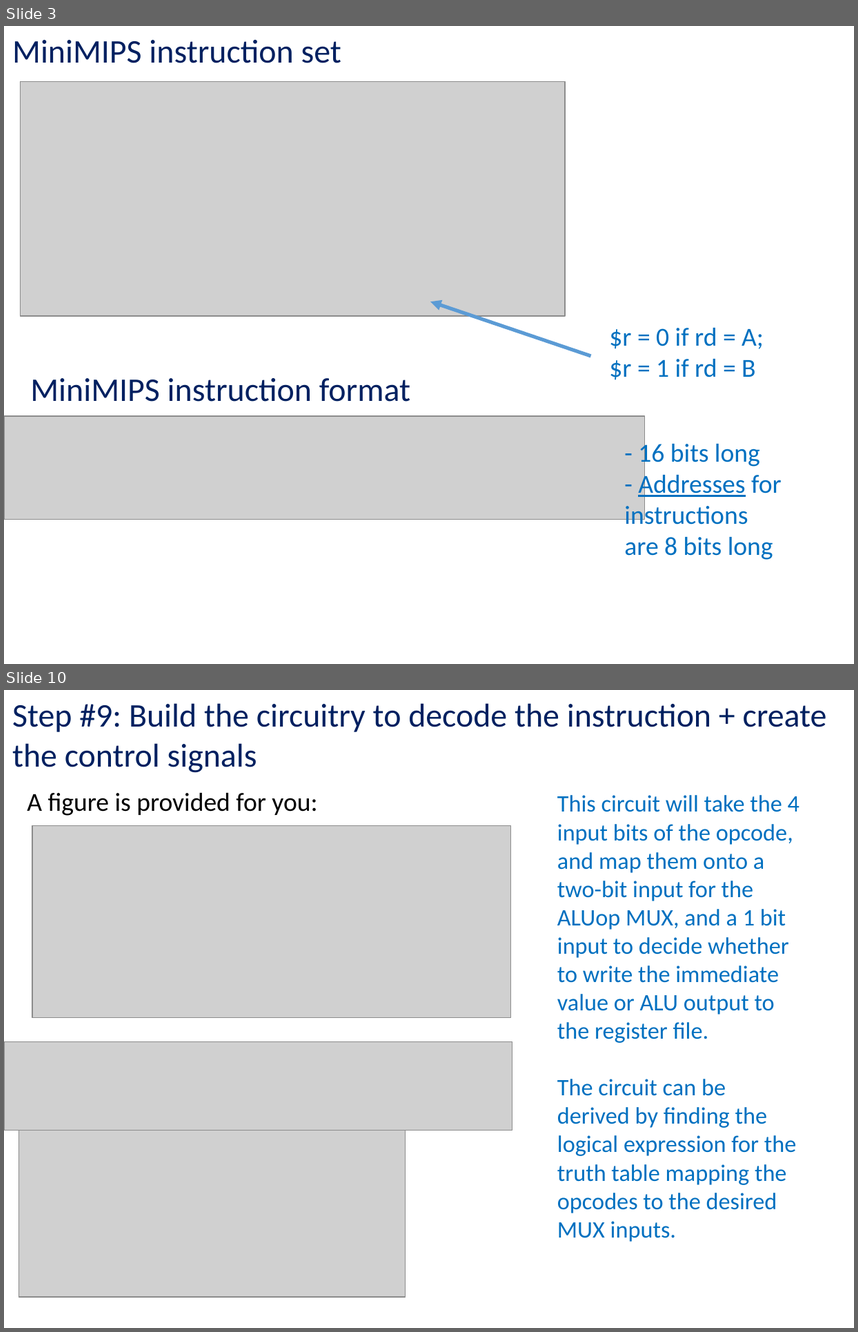
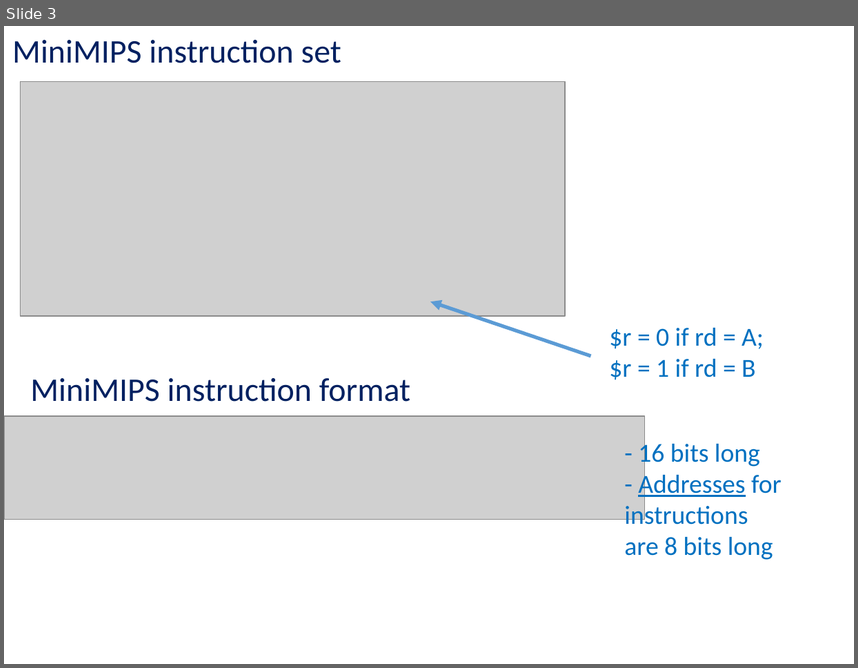
Before and after one commit to kc13/CS447TK, a slide deck: cs447tk_rec_lab10_apr2.pptx. Shown one above the other, each under a label of ours: slides 3 and 10 before the commit, slide 3 after it; the slides between them are not shown. The pictures are 858x1332 and 858x668 pixels, drawn with LibreOffice and Linux fonts; fonts in the diff are those of the drawing; grey boxes stand for pictures. Boxes give left, top, right and bottom in pixels: in the first picture for what was removed or moved away, otherwise in the second. Text is boxed around its words. In the diff, an @@ line names an element or a change of style, - is before the commit and + after.

```diff
--- a/cs447tk_rec_lab10_apr2.pptx
+++ b/cs447tk_rec_lab10_apr2.pptx
@@ slide 10 removed at <box>4,690,854,1328</box>, background #FFFFFF @@
@@ text removed at <box>12,703,827,773</box> @@
-Step #9: Build the circuitry to decode the instruction + create the control signals
@@ text removed at <box>27,793,317,816</box> @@
-A figure is provided for you:
@@ text removed at <box>557,795,800,1241</box> @@
-This circuit will take the 4 input bits of the opcode, and map them onto a two-bit input for the ALUop MUX, and a 1 bit input to decide whether to write the immediate value or ALU output to the register file.
-The circuit can be derived by finding the logical expression for the truth table mapping the opcodes to the desired MUX inputs.
@@ picture removed at <box>32,826,510,1018</box> @@
@@ picture removed at <box>4,1041,513,1130</box> @@
@@ picture removed at <box>18,1130,406,1297</box> @@
```
Also in this commit, not shown: 4 slides changed, 6 other slides removed.
